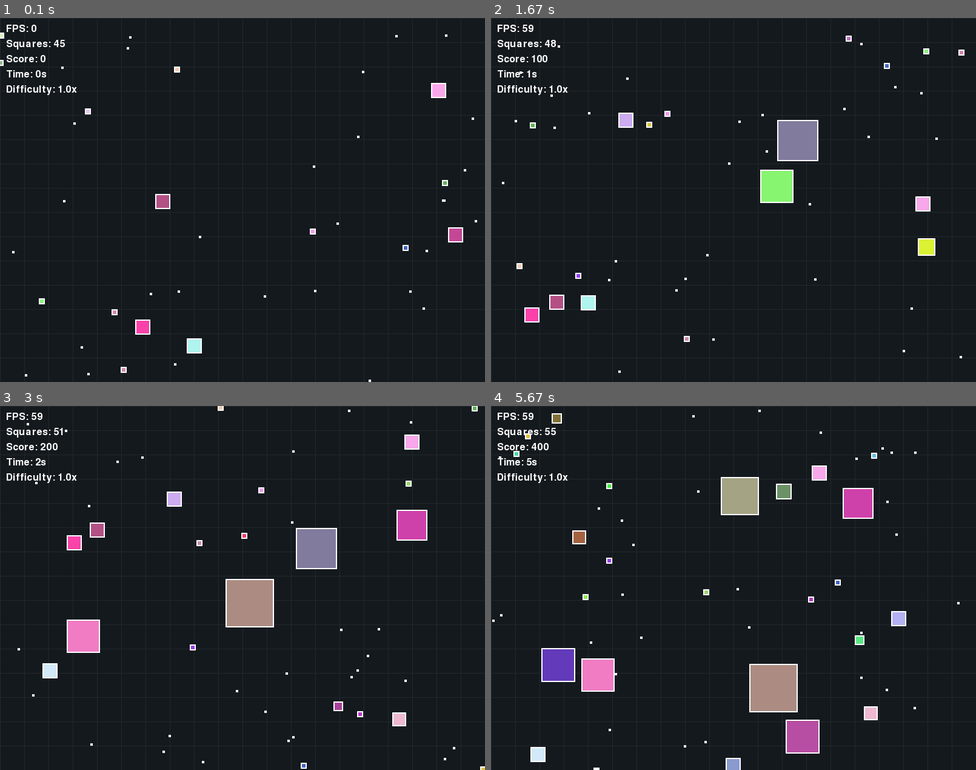
Above: before the commit, frames 1-4 (two rows, left to right).
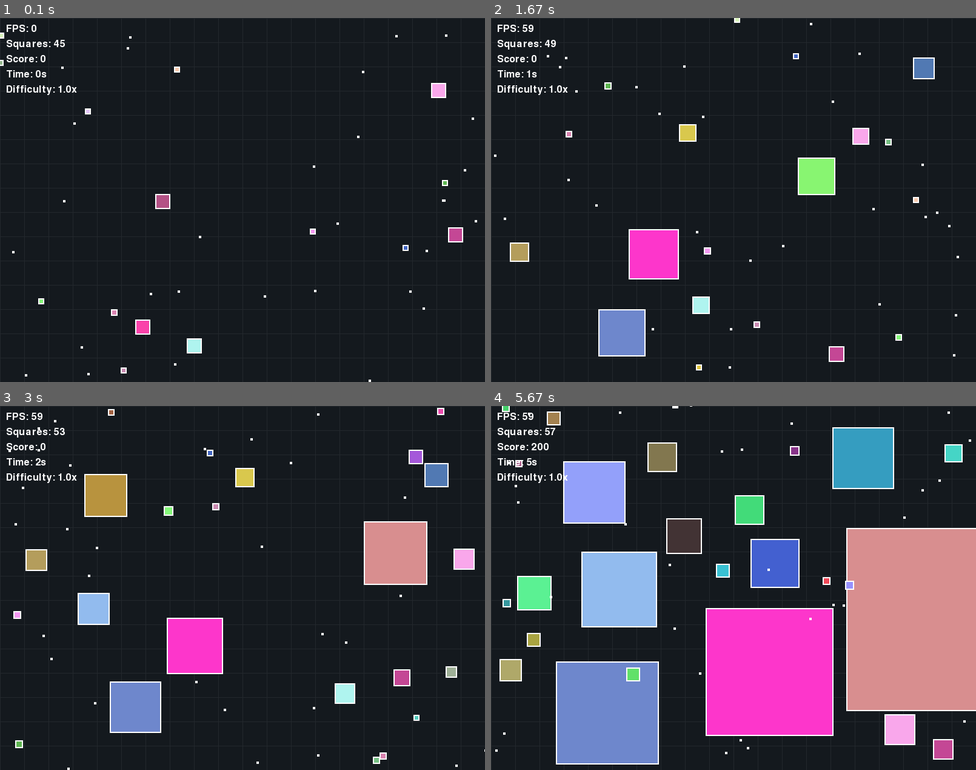
Above: after the commit, the same moments.

Repository: sameerahmed772/lab8-pygame
Game: pygame game, started from main.py
Same seed, same stepped clock (60 frames per second), same inputs: the game is played once before the commit and once after it.
Inputs (mouse positions are in pixels of both pictures, inside the frame that each line leads up to):
- Up to frame 1 (0.1 s): no input
- Up to frame 2 (1.67 s): tap Space at 0.33, 0.73, 1.03, 1.23 s; click (912, 327) at 1.55 s
- Up to frame 3 (3 s): tap Space at 1.9, 2.2, 2.4, 2.7 s; click (368, 646) at 2.95 s
- Up to frame 4 (5.67 s): tap Space at 3.3, 3.97, 4.27, 4.73, 5.13, 5.43 s; click (549, 507) at 3.62 s; click (835, 522) at 4.38 s

The runs differ from the first frame. In frame 1, less than 0.1% of the frame differs, in the area x 7-27%, y 77-98%; in frame 2, 7.7%; in frame 3, 13%; in frame 4, 45%, in the area x 0-100%, y 0-100%.

Commit message:
exam: q6 - eating++

Diff:
--- a/main.py
+++ b/main.py
@@ -76,8 +76,8 @@
     Separation of concerns: main logic doesn't need to know how to build a square.
     """
     size = fixed_size if fixed_size is not None else random.randint(*SIZE_RANGE)
-    x = random.randint(0, WIDTH - size)
-    y = random.randint(0, HEIGHT - size)
+    x = random.randint(0, max(0, WIDTH - size))
+    y = random.randint(0, max(0, HEIGHT - size))
 
     # Speed logic: Smaller squares move faster (inversely proportional)
     max_v = BASE_SPEED_FACTOR / size
@@ -202,9 +202,19 @@
                 if squares[i]["size"] > squares[j]["size"]:
                     if squares[j] not in dead_squares:
                         dead_squares.append(squares[j])
+                        # Exercise 6: Big square eats small square and gets bigger
+                        growth = max(1, squares[j]["size"] // 5)
+                        squares[i]["size"] += growth
+                        squares[i]["rect"].width = squares[i]["size"]
+                        squares[i]["rect"].height = squares[i]["size"]
                 elif squares[j]["size"] > squares[i]["size"]:
                     if squares[i] not in dead_squares:
                         dead_squares.append(squares[i])
+                        # Exercise 6: Big square eats small square and gets bigger
+                        growth = max(1, squares[i]["size"] // 5)
+                        squares[j]["size"] += growth
+                        squares[j]["rect"].width = squares[j]["size"]
+                        squares[j]["rect"].height = squares[j]["size"]
                 else:
                     # Bounce squares of equal size
                     squares[i]["vel"], squares[j]["vel"] = (
